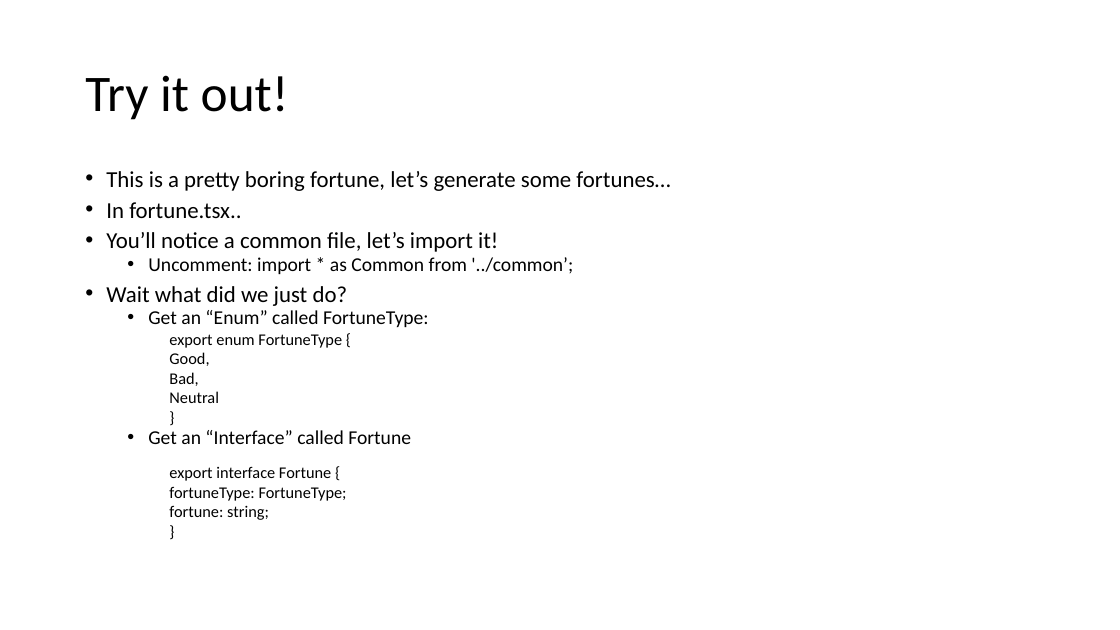
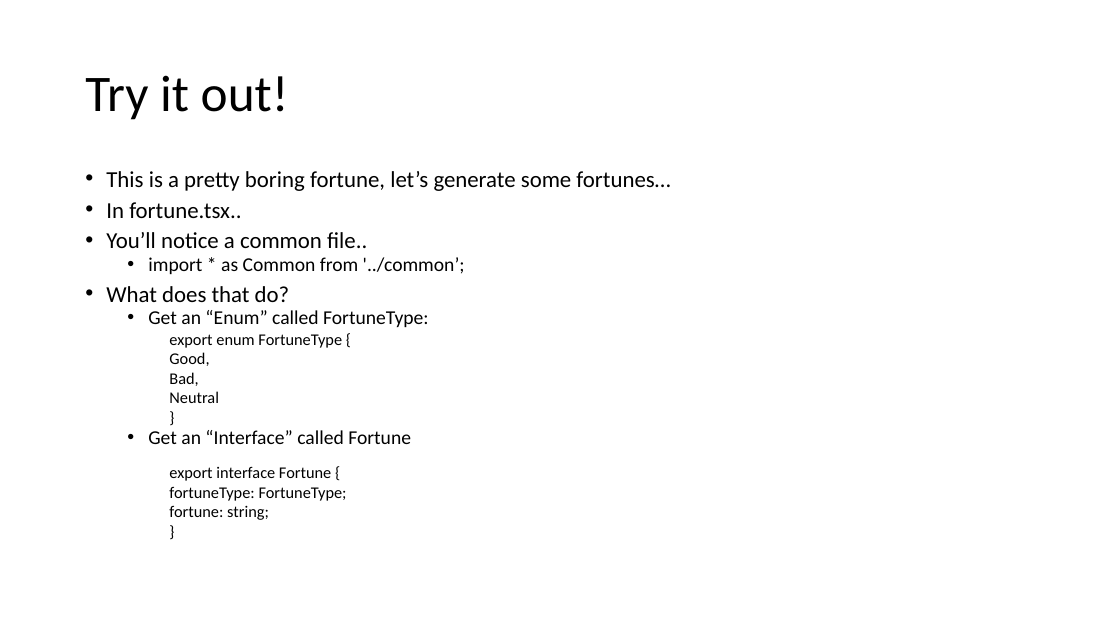
Before and after one commit to sarahdonofrio/digigirlz, a slide deck: slide 18 of magic-eight-ball/ReactPresentation.pptx. Drawn at 1120x630 pixels with LibreOffice and Linux fonts; fonts in the diff are those of the drawing. Boxes give left, top, right and bottom in pixels: in the first picture for what was removed or moved away, otherwise in the second. Text is boxed around its words. In the diff, an @@ line names an element or a change of style, - is before the commit and + after.

```diff
--- a/magic-eight-ball/ReactPresentation.pptx
+++ b/magic-eight-ball/ReactPresentation.pptx
@@ text at box(106, 232, 465, 302): text changed @@
-• You’ll notice a common file, let’s import it!
-  • Uncomment: import * as Common from '../common’;
-• Wait what did we just do?
+• You’ll notice a common file..
+  • import * as Common from '../common’;
+• What does that do?
```
Also in this commit, not shown: 1 other slide changed, 1 slide removed, 1 other file.
